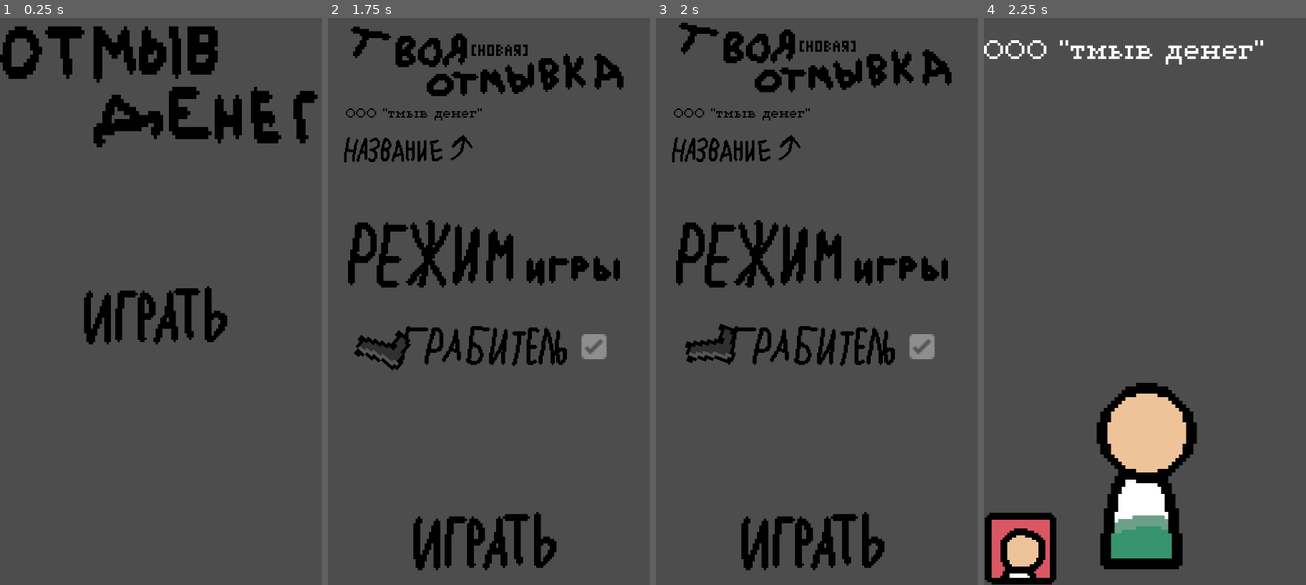
Above: before the commit, frames 1-4 (left to right).
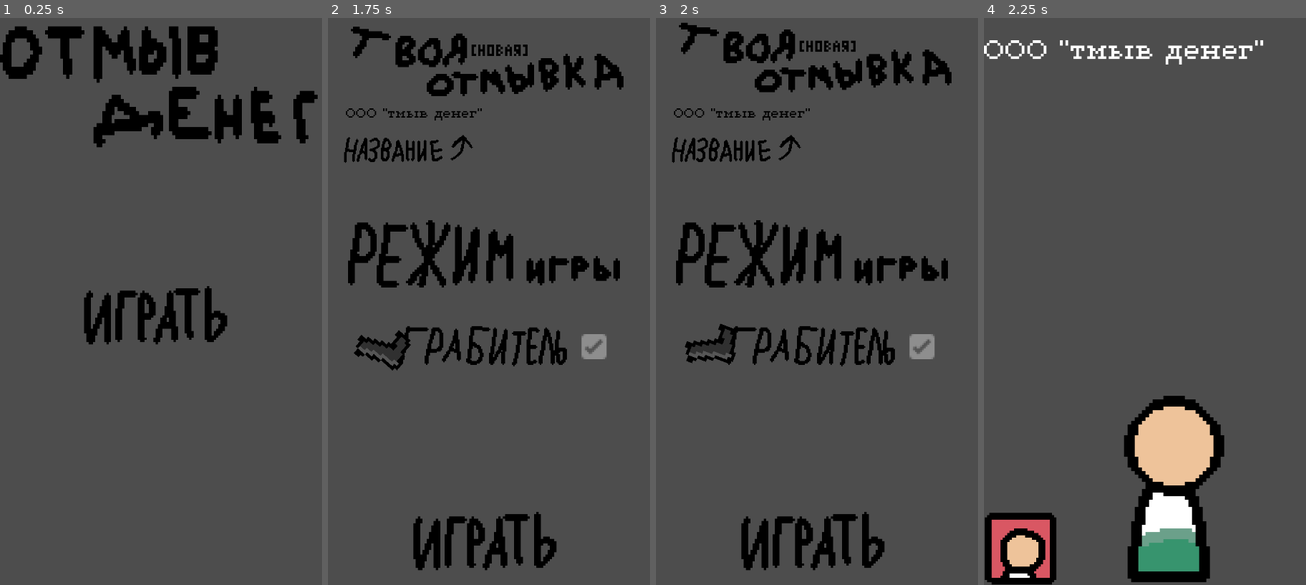
Above: after the commit, the same moments.

Repository: IvanPashaev/OOO-TMbIB-DENEG
Game: Godot game, scene res://menu.tscn
Same seed, same stepped clock (60 frames per second), same inputs: the game is played once before the commit and once after it.
Inputs (mouse positions are in pixels of both pictures, inside the frame that each line leads up to):
- Up to frame 1 (0.25 s): no input
- Up to frame 2 (1.75 s): click (482, 312) at 0.5 s; click (482, 312) at 1.25 s
- Up to frame 3 (2 s): no input
- Up to frame 4 (2.25 s): click (1145, 539) at 2 s

Frames 1-3 are identical in both runs. In frame 4, 8.7% of the frame differs, in the area x 34-75%, y 64-100%.

Commit message:
minor changes

Diff:
--- a/game.tscn
+++ b/game.tscn
@@ -16,6 +16,7 @@
 theme_override_font_sizes/font_size = 97
 text = "ООО тмыв денюжек"
 clip_text = true
+metadata/_edit_use_anchors_ = true
 
 [node name="WorkersUi" type="Sprite2D" parent="." unique_id=21796756]
 position = Vector2(82, 1199.0001)
@@ -23,6 +24,6 @@
 texture = ExtResource("3_feb5d")
 
 [node name="WorkerAutoservice" type="Sprite2D" parent="." unique_id=1313947172]
-position = Vector2(364, 997)
+position = Vector2(425, 1026)
 scale = Vector2(8, 8)
 texture = ExtResource("4_fc0e3")
--- a/scripts/create_save.gd
+++ b/scripts/create_save.gd
@@ -10,8 +10,8 @@
 func _process(delta: float) -> void:
 	pass
 
-'''gamemodes
-
+'''
+gamemodes:
 -Robber = 0
 -Gubernator = 1
 
